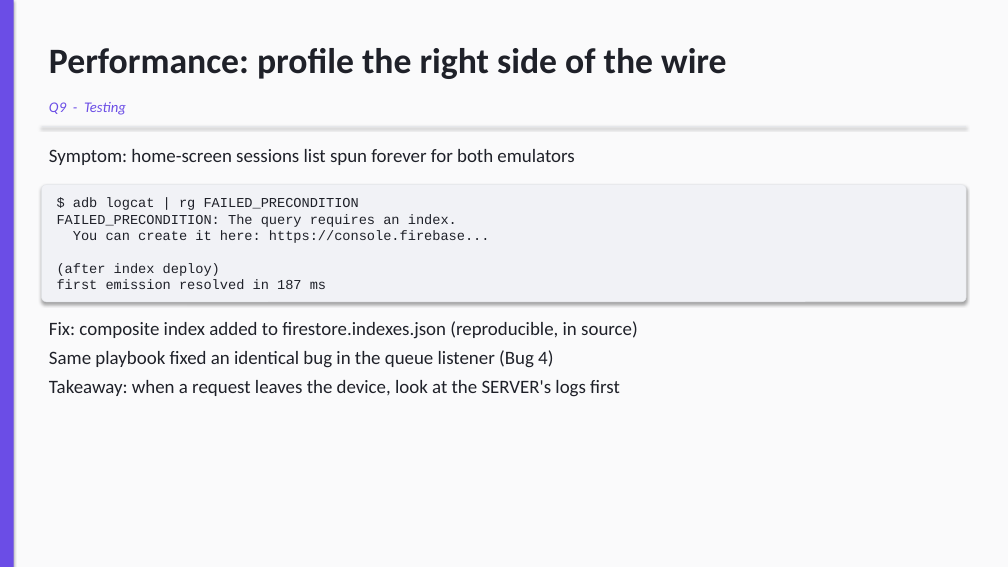
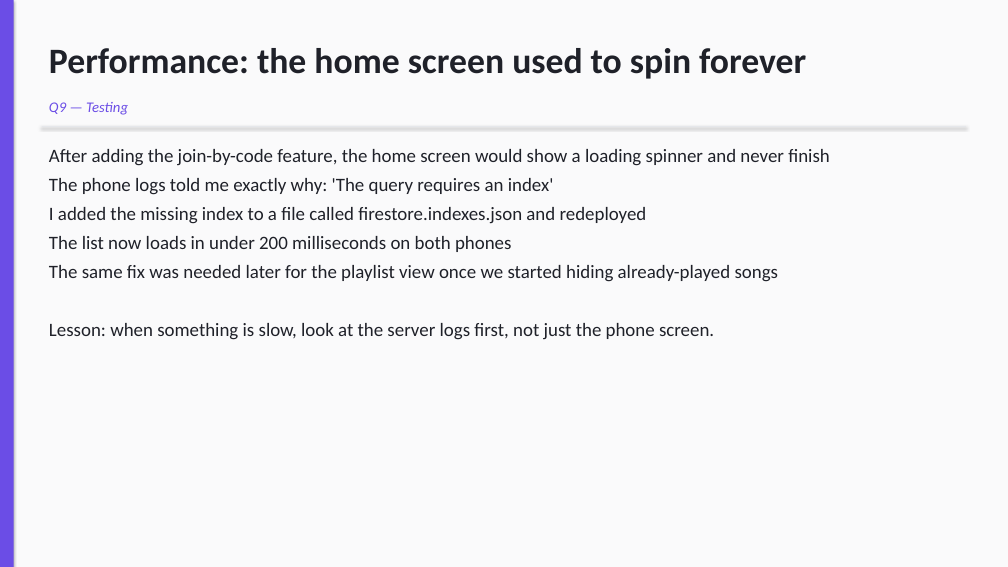
Before and after one commit to Tmaku18/vibzcheck-project2, a slide deck: slide 14 of submission/Vibzcheck_Presentation.pptx. Drawn at 1008x567 pixels with LibreOffice and Linux fonts; fonts in the diff are those of the drawing. Boxes give left, top, right and bottom in pixels: in the first picture for what was removed or moved away, otherwise in the second. Text is boxed around its words. In the diff, an @@ line names an element or a change of style, - is before the commit and + after.

Commit message:
docs(presentation): rewrite all slide text in plain conversational English while keeping important code examples (rules, transaction, index, error mapping)

```diff
--- a/submission/Vibzcheck_Presentation.pptx
+++ b/submission/Vibzcheck_Presentation.pptx
@@ text at (49, 48, 806, 79): text changed @@
-Performance: profile the right side of the wire
+Performance: the home screen used to spin forever
@@ text at (49, 102, 128, 115): text changed @@
-Q9 - Testing
+Q9 — Testing
@@ text at (49, 149, 830, 340): text changed @@
-Symptom: home-screen sessions list spun forever for both emulators
+After adding the join-by-code feature, the home screen would show a loading spinner and never finish
+The phone logs told me exactly why: 'The query requires an index'
+I added the missing index to a file called firestore.indexes.json and redeployed
+The list now loads in under 200 milliseconds on both phones
+The same fix was needed later for the playlist view once we started hiding already-played songs
+Lesson: when something is slow, look at the server logs first, not just the phone screen.
@@ rounded rectangle removed at (42, 185, 966, 302) @@
-$ adb logcat | rg FAILED_PRECONDITION
-FAILED_PRECONDITION: The query requires an index.
-You can create it here: https://console.firebase...
-(after index deploy)
-first emission resolved in 187 ms
@@ text removed at (49, 321, 638, 397) @@
-Fix: composite index added to firestore.indexes.json (reproducible, in source)
-Same playbook fixed an identical bug in the queue listener (Bug 4)
-Takeaway: when a request leaves the device, look at the SERVER's logs first
```
Also in this commit, not shown: 10 other slides changed, 6 slides added, 6 slides removed, 1 other file.
